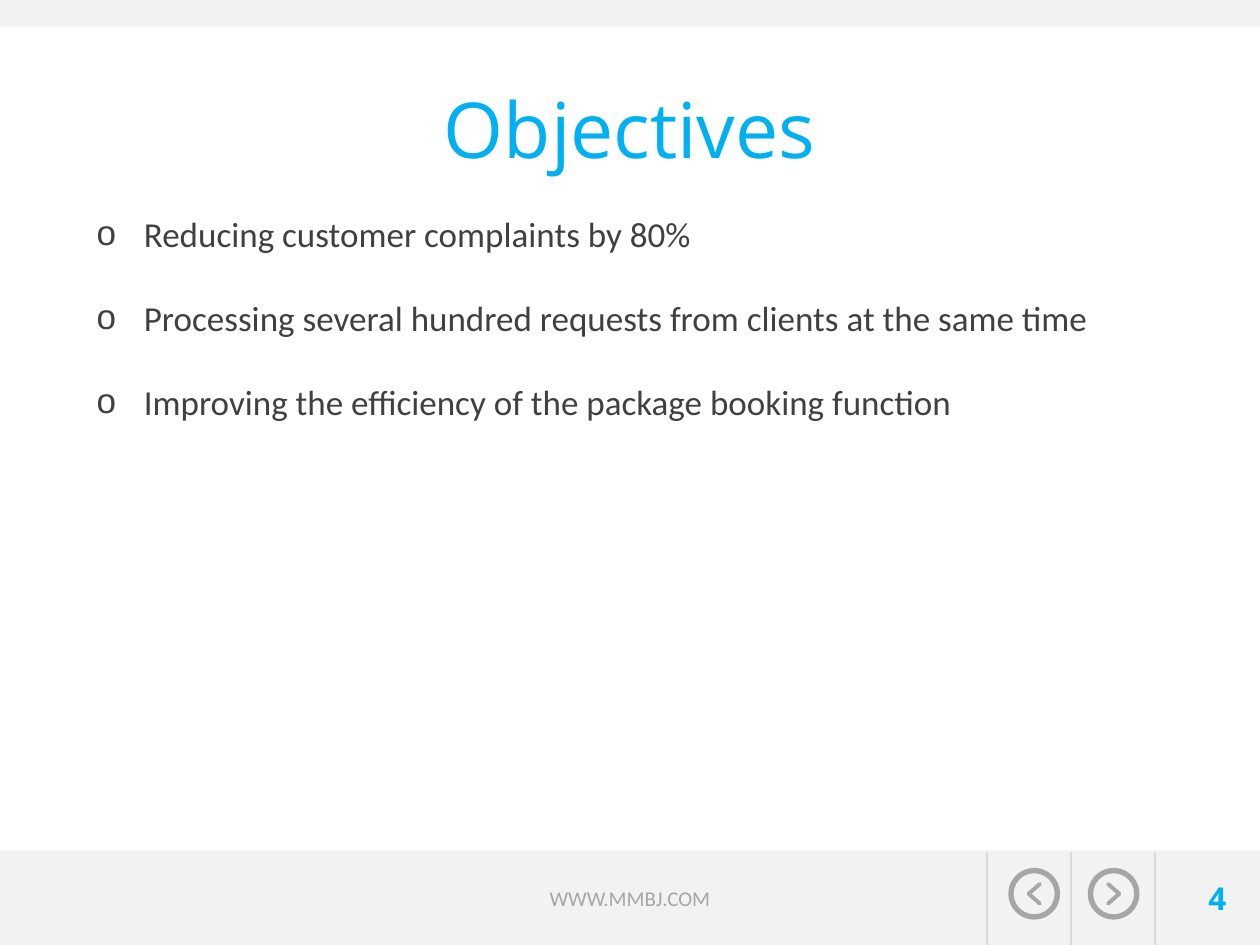
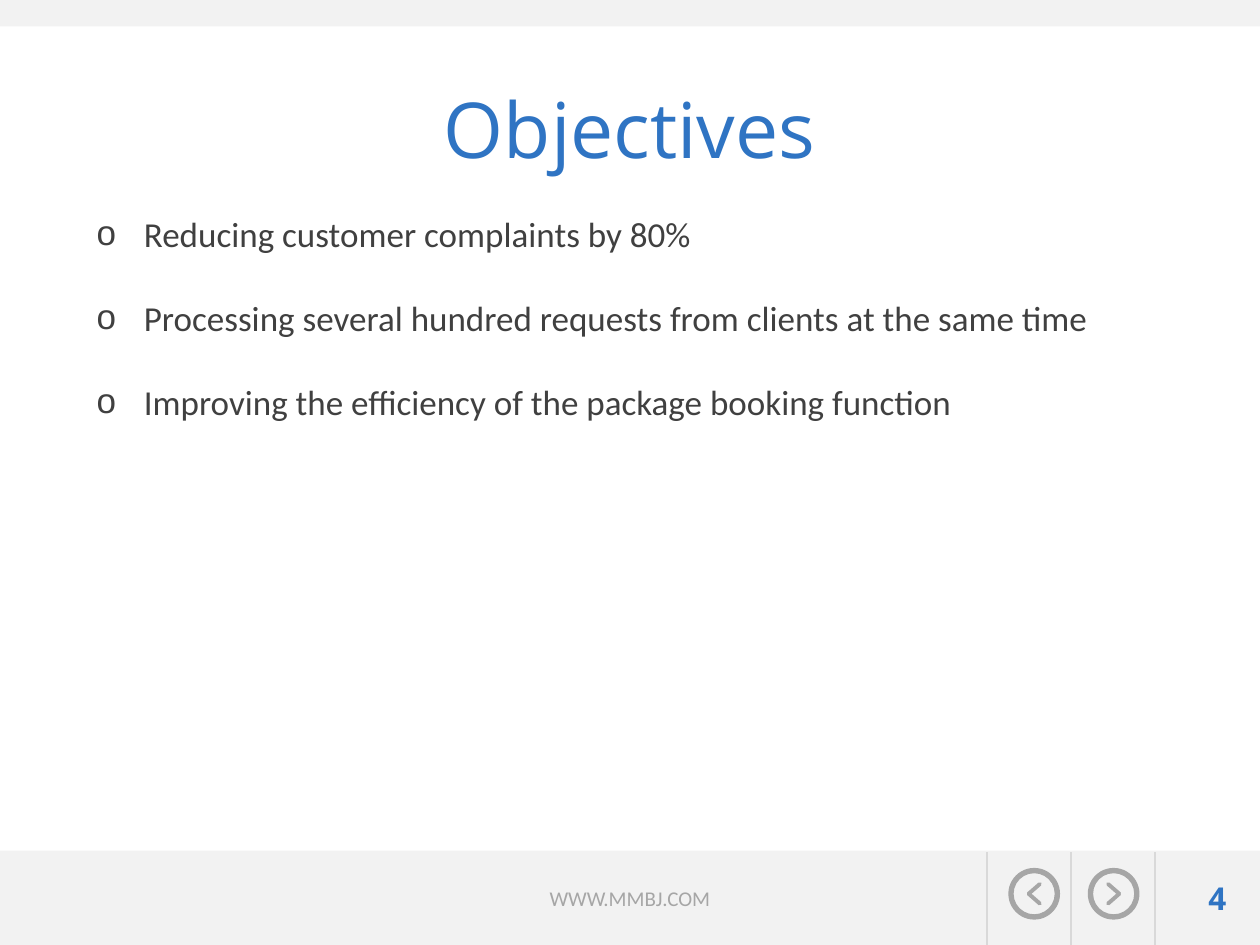
Before and after one commit to jvector-solutions/SAIT-OOSD-Team5, a slide deck: slide 4 of presentation/Travel expert presentation_Group5-John-Megha-Brian-Mahmood.pptx. Drawn at 1260x945 pixels with LibreOffice and Linux fonts; fonts in the diff are those of the drawing; background and template pictures are left out. Boxes give left, top, right and bottom in pixels: in the first picture for what was removed or moved away, otherwise in the second. Text is boxed around its words. In the diff, an @@ line names an element or a change of style, - is before the commit and + after.

```diff
--- a/presentation/Travel expert presentation_Group5-John-Megha-Brian-Mahmood.pptx
+++ b/presentation/Travel expert presentation_Group5-John-Megha-Brian-Mahmood.pptx
@@ title "Objectives" at bbox=[444, 99, 815, 177]: text colour #00B0F0 to #2F74C3 @@
@@ page number at bbox=[1208, 887, 1226, 910]: text colour #00B0F0 to #2F74C3 @@
```
Also in this commit, not shown: 9 other slides changed, 1 slide removed.
